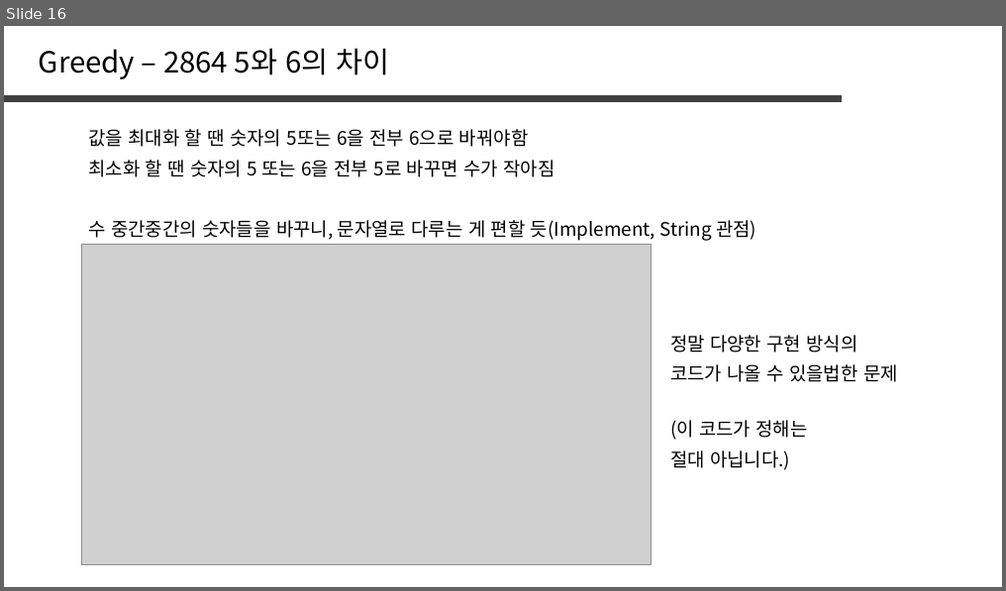
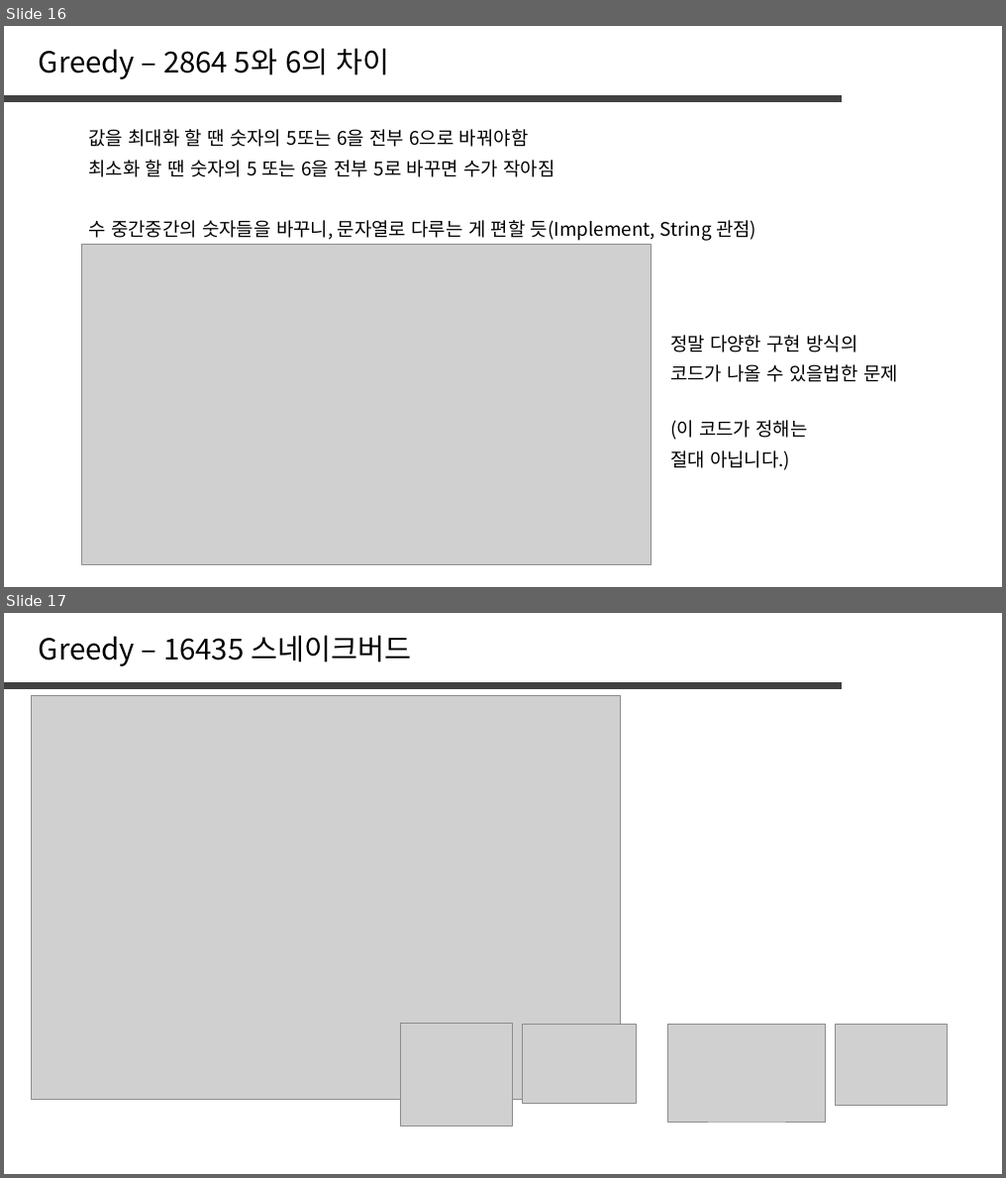
Before and after one commit to jaehoo1/PS-study, a slide deck: study/6_Greedy.pptx. Shown one above the other, each under a label of ours: slide 16 before the commit, slides 16 and 17 after it. The pictures are 1006x591 and 1006x1178 pixels, drawn with LibreOffice and Linux fonts; fonts in the diff are those of the drawing; grey boxes stand for pictures. Boxes give left, top, right and bottom in pixels: in the first picture for what was removed or moved away, otherwise in the second. Text is boxed around its words. In the diff, an @@ line names an element or a change of style, - is before the commit and + after.

```diff
--- a/study/6_Greedy.pptx
+++ b/study/6_Greedy.pptx
@@ slide 17 added at [4,613,1002,1174], background #FFFFFF @@
@@ text added at [39,635,411,666], 28 pt, text #000000 @@
+Greedy – 16435 스네이크버드
@@ line added from (4, 685) to (843, 685), #404040 6 pt @@
@@ picture added at [31,695,620,1100] @@
@@ picture added at [400,1023,512,1127] @@
@@ picture added at [523,1025,637,1103] @@
@@ picture added at [667,1025,826,1122] @@
@@ picture added at [836,1025,947,1106] @@
```
Also in this commit, not shown: 1 slide changed, 5 other slides added, 23 slides removed.
